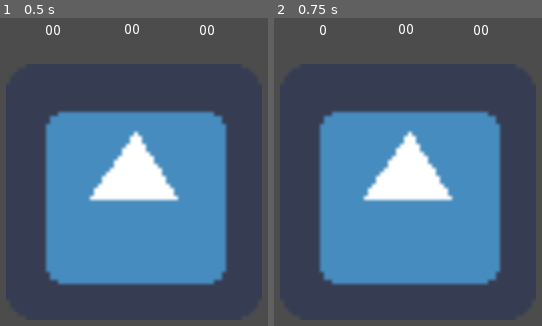
Above: before the commit, frames 1-2 (left to right).
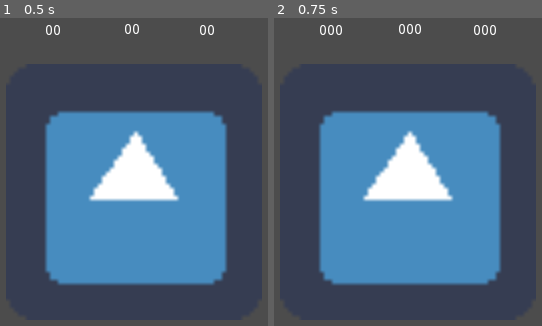
Above: after the commit, the same moments.

Repository: williamPropp/Safe-Breakers
Game: Godot game, scene res://safe_dial.tscn
Same seed, same stepped clock (60 frames per second), same inputs: the game is played once before the commit and once after it. The engine's default icon, where the game draws it, is replaced by a stand-in: a white triangle on a blue panel in a dark square.
Inputs (mouse positions are in pixels of both pictures, inside the frame that each line leads up to):
- Up to frame 1 (0.5 s): no input
- Up to frame 2 (0.75 s): tap Enter at 0.5 s; move the mouse to (outside the picture) at 0.52 s; click (outside the picture) at 0.6 s

Frame 1 is identical in both runs. In frame 2, 0.2% of the frame differs, in the area x 20-83%, y 1-6%.

Commit message:
combination display almost working

Diff:
--- a/dial.gd
+++ b/dial.gd
@@ -2,11 +2,13 @@
 
 var click_pos = Vector2.ZERO
 var dial_rotation = 0
+var prev_term_value = 0
 var current_term_value = 0
 var current_combo_term = 1
-var combo_term1 = "00"
-var combo_term2 = "00"
-var combo_term3 = "00"
+var clockwise = true
+var combo_term1 = "000"
+var combo_term2 = "000"
+var combo_term3 = "000"
 
 var is_dragging = false
 
@@ -15,9 +17,30 @@
 	pass
 
 func _process(delta):
-	pass
+	if(prev_term_value > current_term_value && clockwise):
+		current_combo_term += 1
+		clockwise = false
+	elif(prev_term_value > current_term_value && !clockwise):
+		current_combo_term += 1
+		clockwise = true
+
+	if(current_combo_term > 3):
+		combo_term1 = "000"
+		combo_term2 = "000"
+		combo_term3 = "000"
+		current_combo_term = 1
+	match(current_combo_term):
+		1:
+			combo_term1 = term_to_string(current_term_value)
+		2:
+			combo_term2 = term_to_string(current_term_value)
+		3:
+			combo_term3 = term_to_string(current_term_value)
 
 func _input(event):
+
+	prev_term_value = get_term_value()
+#	print("prev term = " + str(prev_term_value))
 	# tests whether a click occured within the area of the sprite
 	if Input.is_action_just_pressed("left_mouse") && get_rect().has_point(to_local(event.position)):
 		# update click_pos offset and is_dragging state
@@ -25,7 +48,7 @@
 		is_dragging = true
 	elif Input.is_action_just_released("left_mouse"):
 		# update dial_rotation offset and is_dragging state
-		dial_rotation = self.rotation_degrees
+		dial_rotation = int( floor(self.rotation_degrees) )
 		is_dragging = false
 
 	if is_dragging:
@@ -40,11 +63,11 @@
 		# rotate the dial using the current dial_rotation as an offset
 		self.rotation_degrees = add_rotation + dial_rotation
 
+		# convert any rotation angle above or below the range (0,359) to its corresponding angle in that range
+		self.rotation_degrees = ( ( int(self.rotation_degrees) % 360 ) + 360 ) % 360
 
-#	current_term_value = self.rotation_degrees / 3
-	current_term_value = self.rotation_degrees
-	current_term_value = int( floor(current_term_value) )
-	combo_term1 = str(current_term_value)
+		current_term_value = get_term_value()
+
 	update_combination()
 
 
@@ -59,14 +82,32 @@
 	var angle_delta_deg = rad2deg(angle_delta_rad)
 
 	# convert any angles above or below the range (0,359) to its corresponding angle in that range
-	angle_delta_deg = ( (int(angle_delta_deg) % 360) + 360 ) % 360
+#	angle_delta_deg = ( (int(angle_delta_deg) % 360) + 360 ) % 360
+#	angle_delta_deg = int( floor(angle_delta_deg) ) % 360
+	return angle_delta_deg
 
-	return angle_delta_deg
+func get_term_value():
+	var calculated_term_value = self.rotation_degrees / 3
+	return int( floor(calculated_term_value) )
+
+func term_to_string(raw_term):
+	raw_term = int(raw_term)
+	if(raw_term == 0):
+		return "000"
+	var multiplied_term = raw_term
+	var prefix = ""
+	for i in 2:
+		multiplied_term *= 10
+		if(multiplied_term > 0 && multiplied_term < 1000):
+			prefix += "0"
+
+	return prefix + str(raw_term)
+
 
 func update_combination():
 	var term1 = get_node("../combo_term1")
 	var term2 = get_node("../combo_term2")
 	var term3 = get_node("../combo_term3")
-	term1.text = combo_term1
-	term2.text = combo_term2
-	term3.text = combo_term3
+	term1.text = str(combo_term1)
+	term2.text = str(combo_term2)
+	term3.text = str(combo_term3)
